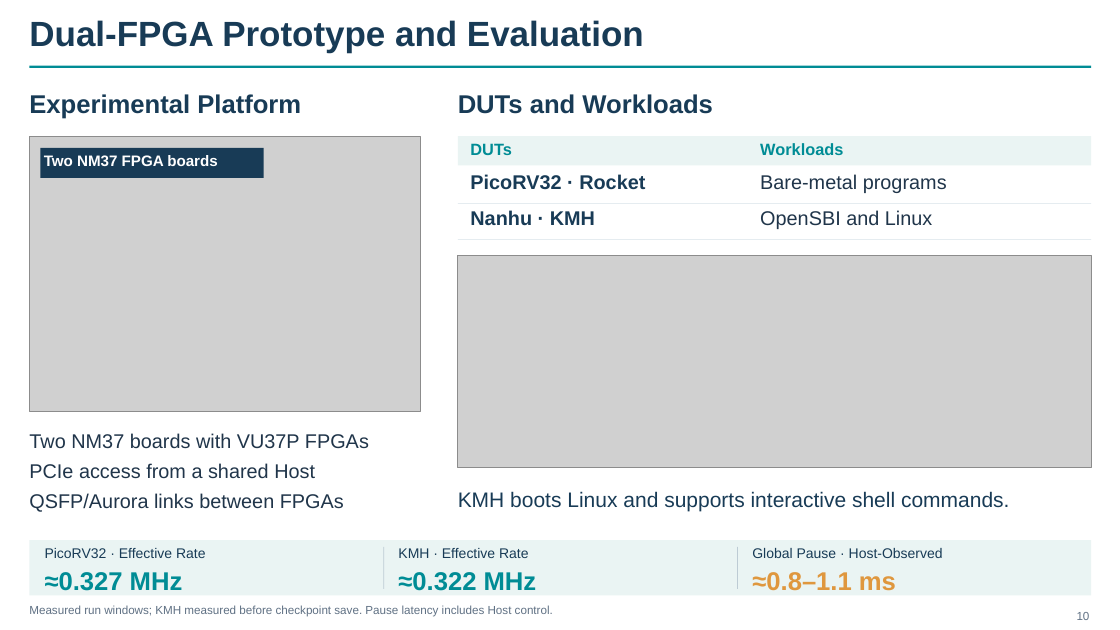
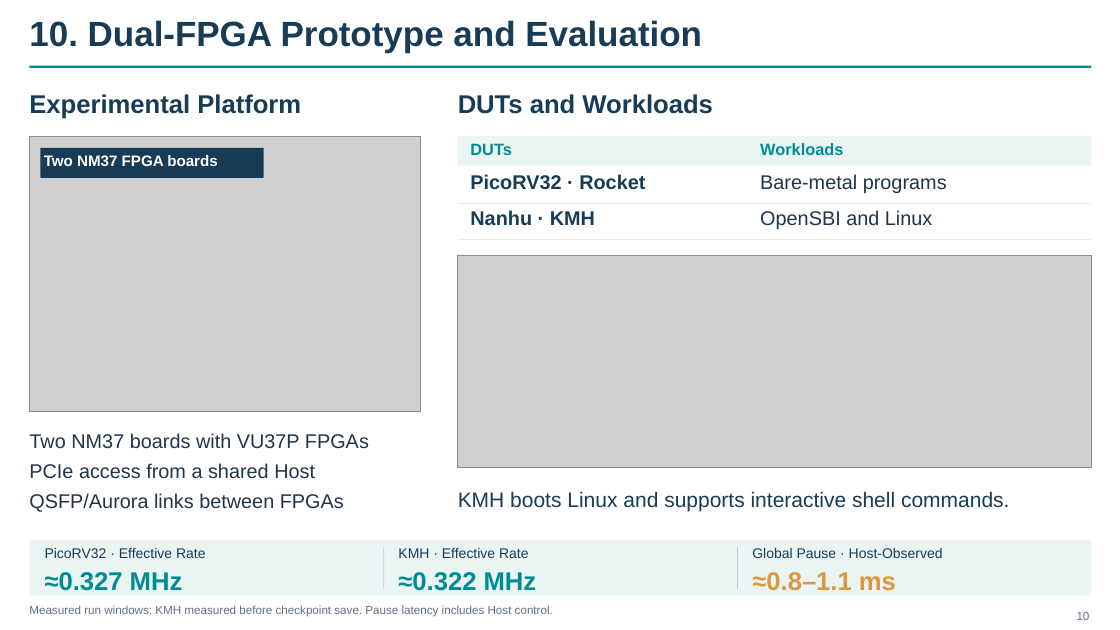
Before and after one commit to euphgh/shtthesis, a slide deck: slide 1 of pptx/midterm/REMUS_Prototype_Slide_10.pptx. Drawn at 1120x630 pixels with LibreOffice and Linux fonts; fonts in the diff are those of the drawing; grey boxes stand for pictures. Boxes give left, top, right and bottom in pixels: in the first picture for what was removed or moved away, otherwise in the second. Text is boxed around its words. In the diff, an @@ line names an element or a change of style, - is before the commit and + after.

```diff
--- a/pptx/midterm/REMUS_Prototype_Slide_10.pptx
+++ b/pptx/midterm/REMUS_Prototype_Slide_10.pptx
@@ title at (x1=29, y1=20, x2=702, y2=53): text changed @@
-Dual-FPGA Prototype and Evaluation
+10. Dual-FPGA Prototype and Evaluation
```
Also in this commit, not shown: 8 other files.
